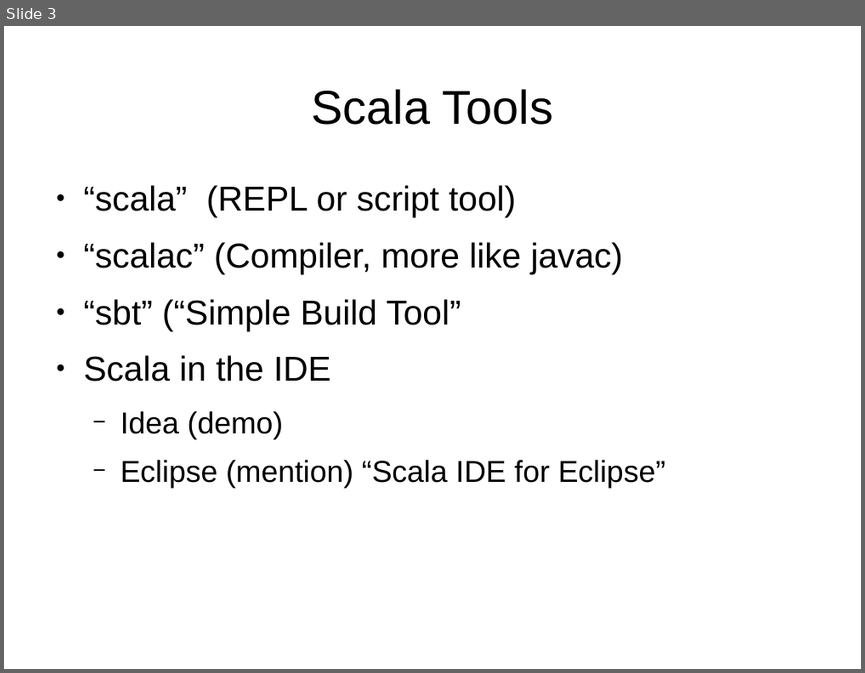
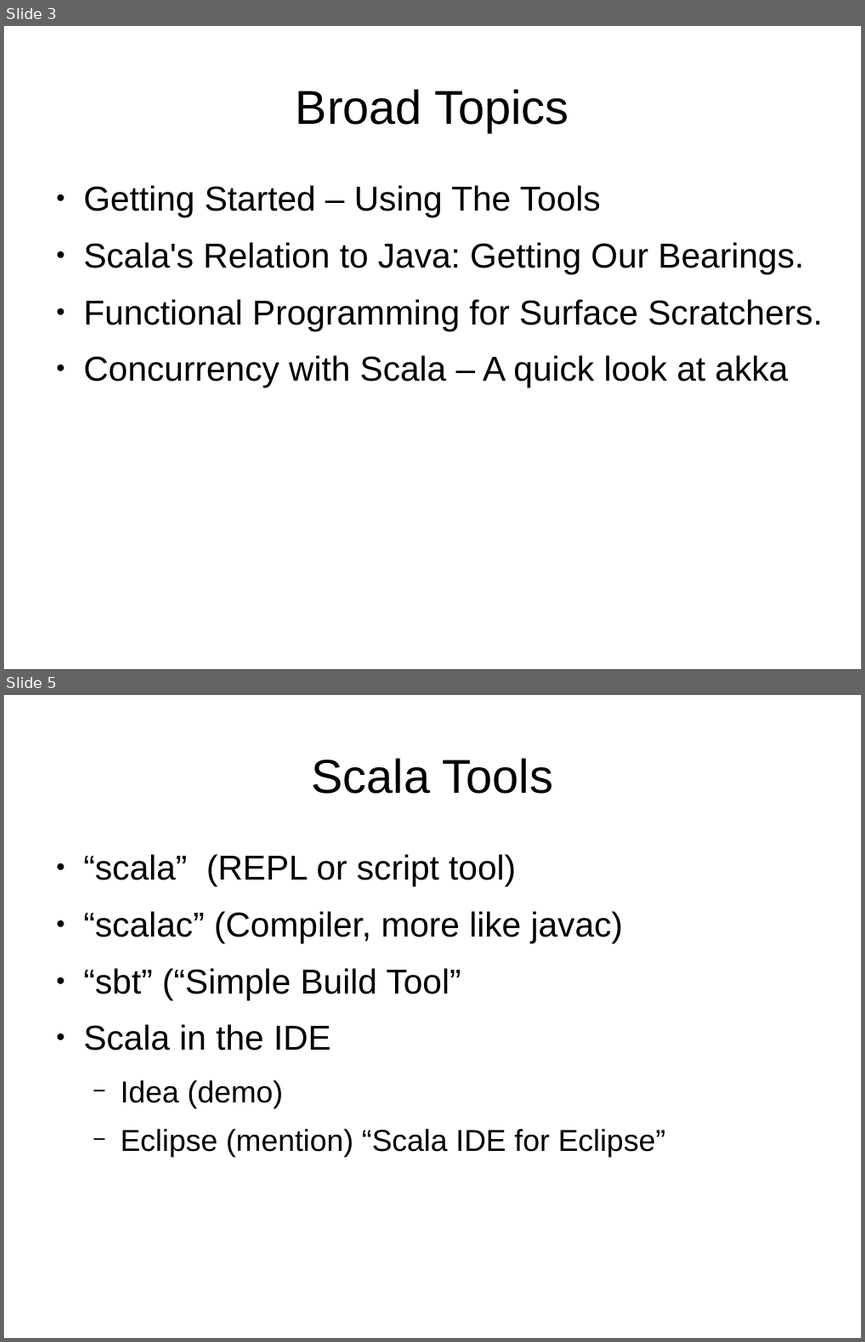
Before and after one commit to JohnLockwood/ScalaTalkSacjug, a slide deck: ScalaDecember2014.odp. Shown one above the other, each under a label of ours: slide 3 before the commit, slides 3 and 5 after it; the slides between them are not shown. The pictures are 865x673 and 865x1342 pixels, drawn with LibreOffice and Linux fonts; fonts in the diff are those of the drawing. Boxes give left, top, right and bottom in pixels: in the first picture for what was removed or moved away, otherwise in the second. Text is boxed around its words. In the diff, an @@ line names an element or a change of style, - is before the commit and + after.

```diff
--- a/ScalaDecember2014.odp
+++ b/ScalaDecember2014.odp
@@ slide 3 added at [4,26,861,669], background #FFFFFF @@
@@ title added at [296,89,568,132], 44 pt, text #000000 @@
+Broad Topics
@@ text added at [84,185,822,387], 32 pt, text #000000 @@
+● Getting Started – Using The Tools
+● Scala's Relation to Java: Getting Our Bearings.
+● Functional Programming for Surface Scratchers.
+● Concurrency with Scala – A quick look at akka
@@ what was slide 3 is now slide 5 @@
```
Also in this commit, not shown: 7 slides changed, 4 other slides added, 2 slides removed, 20 other files.
